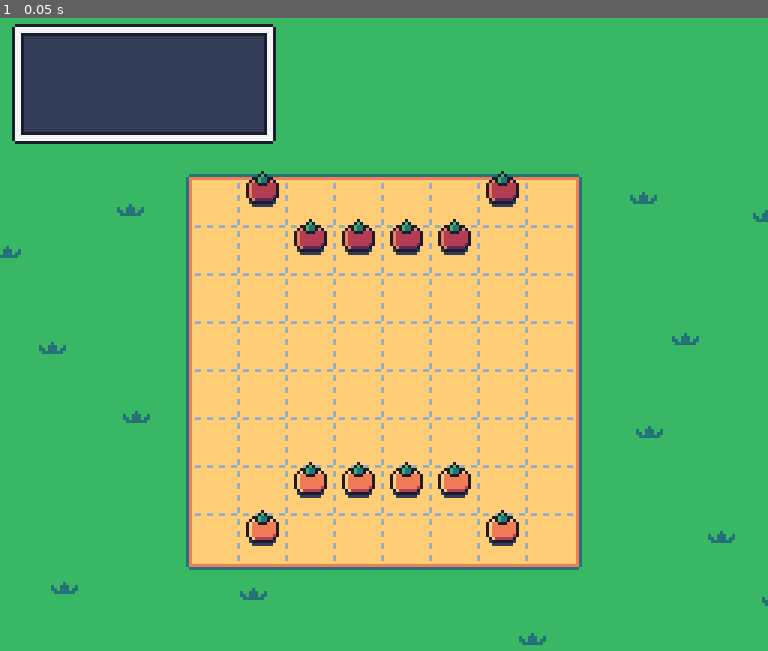
Above: before the commit, frame 1.
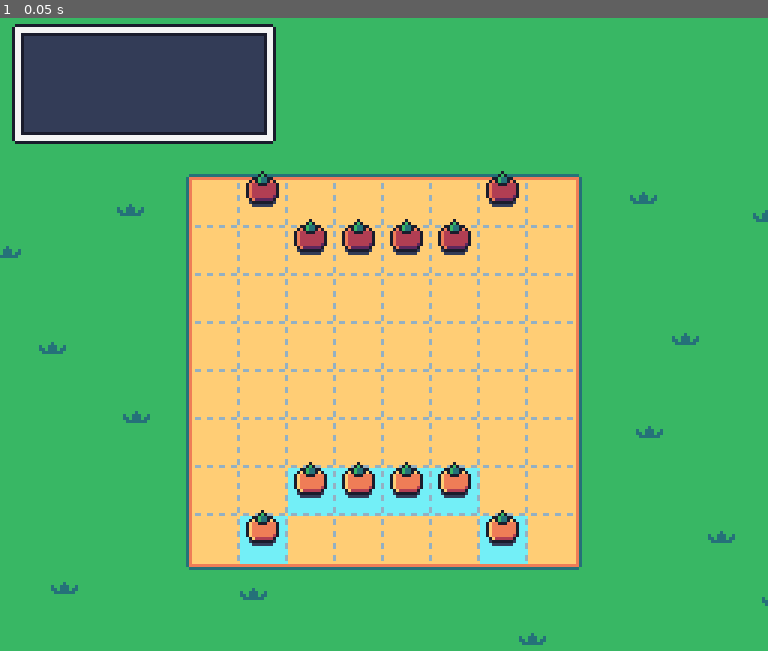
Above: after the commit, the same moment.

Repository: puzzud/Gardon
Game: Godot game, scene res://Scenes/Game.tscn
Two runs of this game, one before a commit and one after it. Both use one fixed random seed, a clock stepped at 60 frames per second and the inputs below.
Inputs:
- Up to frame 1 (0.05 s): no input

The runs differ from the first frame. In frame 1, 1.6% of the frame differs, in the area x 31-69%, y 71-87%.

Commit message:
Added overlay to indicate which pieces can be activated.

Diff:
--- a/Scripts/Board.gd
+++ b/Scripts/Board.gd
@@ -19,8 +19,26 @@
 	[null, null, null, null, null, null, null, null]
 ]
 
+var cellOverlays = [
+	[-1, -1, -1, -1, -1, -1, -1, -1],
+	[-1, -1, -1, -1, -1, -1, -1, -1],
+	[-1, -1, -1, -1, -1, -1, -1, -1],
+	[-1, -1, -1, -1, -1, -1, -1, -1],
+	[-1, -1, -1, -1, -1, -1, -1, -1],
+	[-1, -1, -1, -1, -1, -1, -1, -1],
+	[-1, -1, -1, -1, -1, -1, -1, -1],
+	[-1, -1, -1, -1, -1, -1, -1, -1]
+]
+
+var lightBlueTileIndex: int
+
 func _ready():
-	clearOverlay()
+	var cellsOverlayTileMap = $CellsOverlay
+	var cellsOverlayTileSet = cellsOverlayTileMap.tile_set
+	lightBlueTileIndex = cellsOverlayTileSet.find_tile_by_name("GroundLightBlue")
+
+	clearOverlayData()
+	refreshOverlay()
 
 func _input(event):
 	if event is InputEventMouseMotion:
@@ -92,13 +110,31 @@
 
 	return null
 
-func clearOverlay():
-	var tileMap = $CellsOverlay
+func clearOverlayData():
+	for y in range(0, cellOverlays.size()):
+		var row = cellOverlays[y]
+		for x in range(0, row.size()):
+			row[x] = -1
 
-	var tileSet = tileMap.tile_set
-	var lightBlueTile = tileSet.find_tile_by_name("GroundLightBlue")
+func refreshOverlay():
+	for y in range(0, cellOverlays.size()):
+		var row = cellOverlays[y]
+		for x in range(0, row.size()):
+			$CellsOverlay.set_cell(x, y, row[x])
+
+func overlayActivatablePieces(teamIndex):
+	#clearOverlayData()
 
 	for y in range(0, cellContents.size()):
 		var row = cellContents[y]
 		for x in range(0, row.size()):
-			tileMap.set_cell(x, y, -1)
+			var piece: Piece = row[x]
+			if piece == null:
+				cellOverlays[y][x] = -1
+			else:
+				if piece.teamIndex == teamIndex:
+					cellOverlays[y][x] = lightBlueTileIndex
+				else:
+					cellOverlays[y][x] = -1
+
+	refreshOverlay()
--- a/Scripts/Game.gd
+++ b/Scripts/Game.gd
@@ -30,6 +30,8 @@
 	self.teamTurnIndex = teamTurnIndex
 
 	$Cursor.modulate = getTeamColor(teamTurnIndex)
+
+	$Board.overlayActivatablePieces(teamTurnIndex)
 
 func getTeamColor(teamIndex: int) -> Color:
 	var teamColor = teamColors[teamIndex]
